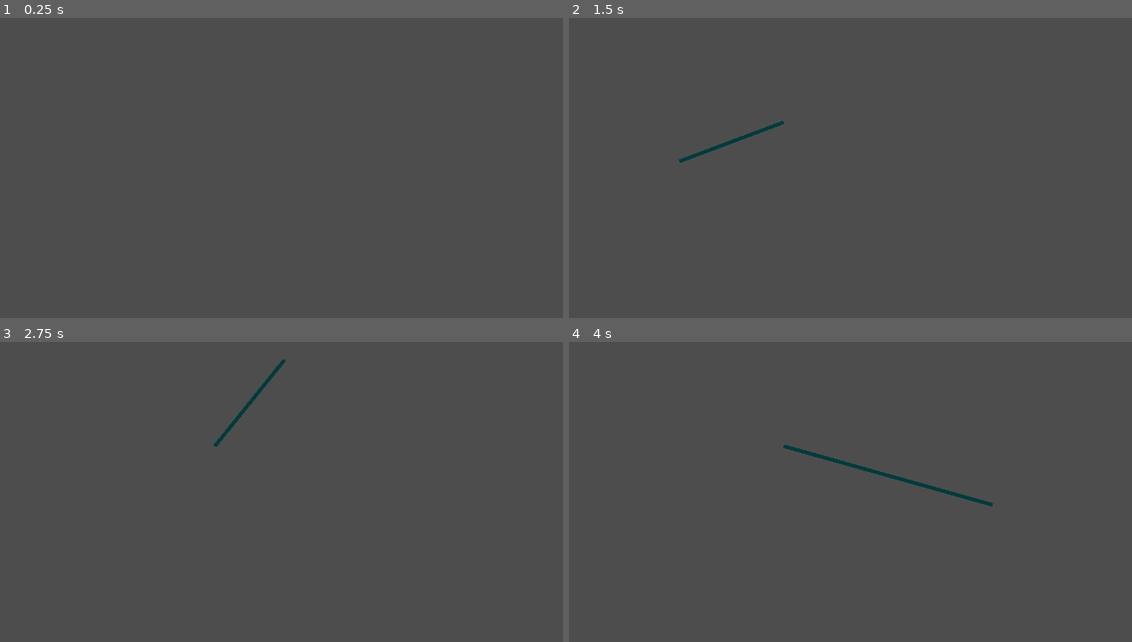
Above: before the commit, frames 1-4 (two rows, left to right).
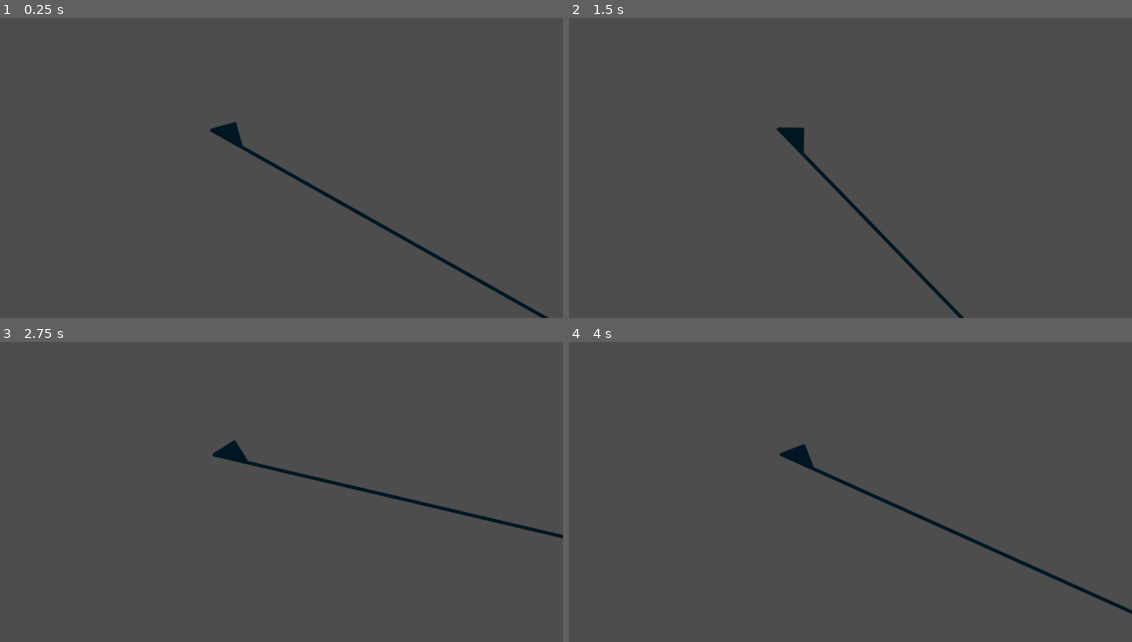
Above: after the commit, the same moments.

Repository: TLS15/FIRSTHIT
Game: Godot game, scene res://Scenes/Connection_Line.tscn
The game is run twice, just before and just after one commit, with the same random seed, the same clock (stepped at 60 frames per second) and the same inputs. This scene is started directly instead of the project's main scene.
Inputs (mouse positions are in pixels of both pictures, inside the frame that each line leads up to):
- Up to frame 1 (0.25 s): no input
- Up to frame 2 (1.5 s): tap Enter at 0.5 s; move the mouse to (934, 102) at 0.52 s; click (934, 102) at 0.67 s; tap Space at 1.25 s; drag from (642, 141) to (749, 201) at 1.27 s
- Up to frame 3 (2.75 s): tap Enter at 2 s; move the mouse to (287, 360) at 2.02 s; click (287, 360) at 2.17 s
- Up to frame 4 (4 s): tap Space at 2.75 s; drag from (749, 525) to (574, 387) at 2.77 s; tap Enter at 3.5 s; move the mouse to (991, 504) at 3.52 s; click (991, 504) at 3.67 s

The runs differ from the first frame. In frame 1, 1.1% of the frame differs, in the area x 37-98%, y 34-100%; in frame 2, 1.0%; in frame 3, 1.2%; in frame 4, 1.5%, in the area x 37-100%, y 34-91%.

Commit message:
Began shader

Diff:
--- a/LevelMaker/level_tester.gd
+++ b/LevelMaker/level_tester.gd
@@ -1,4 +1,4 @@
-extends Node2D # Make levels saveable as resource
+extends Node2D
 
 const TICK_TIME := 1.0 / 5.0
 var tick_accumulator := 0.0
--- a/Scenes/Connection_Line.tscn
+++ b/Scenes/Connection_Line.tscn
@@ -1,8 +1,19 @@
 [gd_scene format=3 uid="uid://bygi5sreep51i"]
 
 [ext_resource type="Script" uid="uid://cp2sycge0jyf8" path="res://Scripts/connection_line.gd" id="1_b0gta"]
+[ext_resource type="Texture2D" uid="uid://qgjgmcl8bnlk" path="res://Sprites/New Piskel.png" id="3_sywoy"]
 
 [node name="ConnectionLine" type="Line2D" unique_id=664574979]
+scale = Vector2(10, 10)
 points = PackedVector2Array(0, 0, 0, 0)
 default_color = Color(4.0911138e-07, 0.23137382, 0.23152864, 1)
+texture = ExtResource("3_sywoy")
+texture_mode = 1
 script = ExtResource("1_b0gta")
+
+[node name="TextureRect" type="TextureRect" parent="." unique_id=388982890]
+visible = false
+offset_right = 40.0
+offset_bottom = 40.0
+texture = ExtResource("3_sywoy")
+stretch_mode = 5
--- /dev/null
+++ b/TextureTest.gdshader
@@ -0,0 +1,38 @@
+shader_type canvas_item;
+
+uniform float speed : hint_range(0.0, 10.0) = 0.5;
+uniform float arrow_size_px = 3.0; // size of one arrow in pixels
+uniform vec4 arrow_color : source_color = vec4(0.2, 0.6, 1.0, 1.0);
+
+void fragment() {
+    // Convert UV to pixel space so size stays constant
+    vec2 pixel_uv = UV * vec2(textureSize(TEXTURE, 0));
+
+    // If no texture exists (ColorRect), fallback to SCREEN_PIXEL_SIZE
+    if (textureSize(TEXTURE, 0).x == 0) {
+        pixel_uv = UV / SCREEN_PIXEL_SIZE;
+    }
+
+    // Animate movement (right → left)
+    float t = TIME * speed;
+    pixel_uv.x += t * arrow_size_px;
+
+    // Repeat pattern based on arrow size
+    vec2 grid_uv = pixel_uv / arrow_size_px;
+    grid_uv.x = fract(grid_uv.x);
+    grid_uv.y = fract(grid_uv.y);
+
+    // Center the arrow
+    vec2 p = grid_uv - 0.5;
+
+    // Arrow shape (triangle + tail)
+    float body = step(-0.2, p.x) * step(abs(p.y), 0.15);
+    float head = step(p.x, 0.3) * step(abs(p.y), 0.5 - p.x);
+
+    float arrow = max(body, head);
+
+    // Optional soft edges
+    arrow = smoothstep(0.5, 0.4, arrow);
+
+    COLOR = vec4(arrow_color.rgb, arrow * arrow_color.a);
+}
--- /dev/null
+++ b/TextureTest.tscn
@@ -0,0 +1,28 @@
+[gd_scene format=3 uid="uid://urxf1d3b102x"]
+
+[ext_resource type="Shader" uid="uid://bg7h4knlupisi" path="res://TextureTest.gdshader" id="1_y7s1u"]
+
+[sub_resource type="ShaderMaterial" id="ShaderMaterial_230e7"]
+shader = ExtResource("1_y7s1u")
+shader_parameter/speed = 2.0
+shader_parameter/arrow_size_px = 32.0
+shader_parameter/arrow_color = Color(0.2, 0.6, 1, 1)
+
+[sub_resource type="ShaderMaterial" id="ShaderMaterial_y7s1u"]
+shader = ExtResource("1_y7s1u")
+shader_parameter/speed = 1.0
+shader_parameter/arrow_size_px = 32.0
+shader_parameter/arrow_color = Color(0.2, 0.6, 1, 1)
+
+[node name="Node2D" type="Node2D" unique_id=1722604386]
+material = SubResource("ShaderMaterial_230e7")
+
+[node name="ProgressBar" type="ProgressBar" parent="." unique_id=2039203849]
+material = SubResource("ShaderMaterial_y7s1u")
+offset_left = 383.0
+offset_top = 187.0
+offset_right = 656.0
+offset_bottom = 304.6252
+rotation = 3.155847
+indeterminate = true
+editor_preview_indeterminate = true
Not shown: 1 places in LevelMaker/level_tester.tscn that only renumber resources
Binary file added: Sprites/New Piskel.png
Not shown, added: Sprites/New Piskel.png.import
Binary file added: Sprites/arrow.png
Not shown, added: Sprites/arrow.png.import
Not shown, added: TextureTest.gdshader.uid
